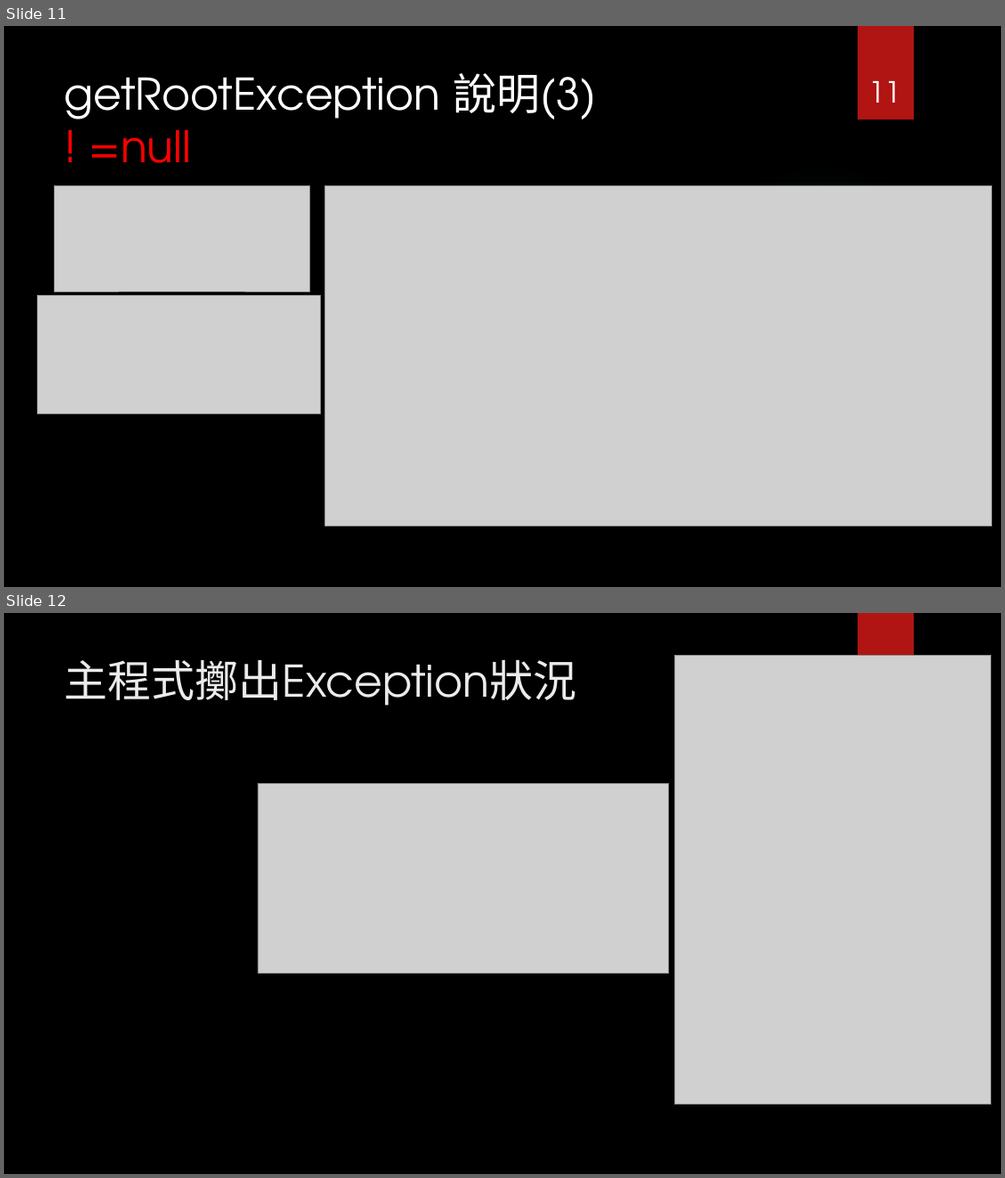
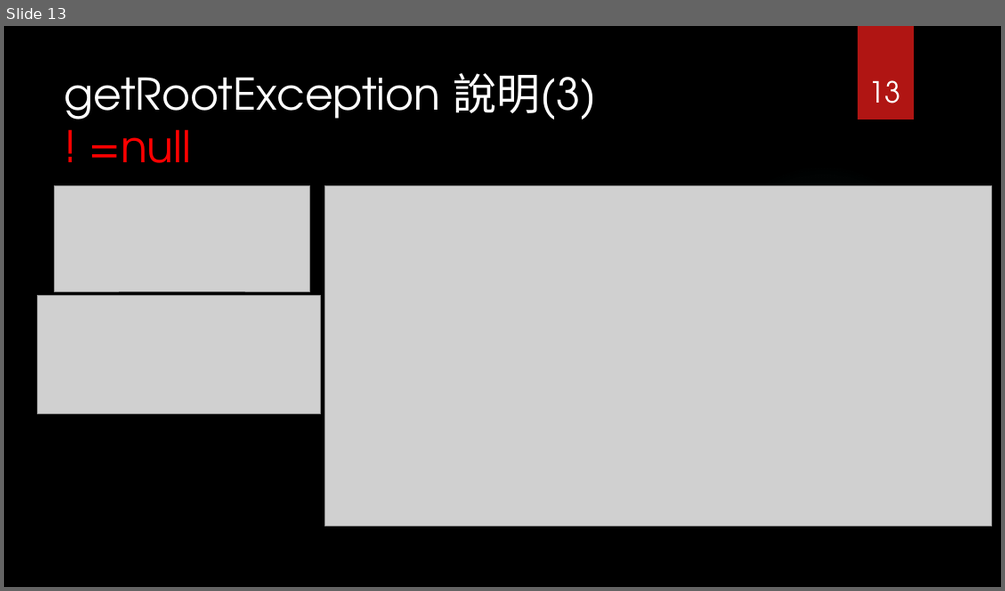
Before and after one commit to Szying/Js_Tools, a slide deck: 補充報告.pptx. Shown one above the other, each under a label of ours: slides 11 and 12 before the commit, slide 13 after it. The pictures are 1005x1178 and 1005x591 pixels, drawn with LibreOffice and Linux fonts; fonts in the diff are those of the drawing; grey boxes stand for pictures; background and template pictures are left out. Boxes give left, top, right and bottom in pixels: in the first picture for what was removed or moved away, otherwise in the second. Text is boxed around its words. In the diff, an @@ line names an element or a change of style, - is before the commit and + after.

```diff
--- a/補充報告.pptx
+++ b/補充報告.pptx
@@ slide 12 removed at (4,613,1001,1174), background picture (left out); not listed: 1 template element that a slide beside it also shows @@
@@ title removed at (65,660,577,706) @@
-主程式擲出Exception狀況
@@ picture removed at (675,655,991,1104) @@
@@ page number removed at (868,655,900,705) @@
-12
@@ picture removed at (258,783,669,973) @@
@@ what was slide 11 is now slide 13 @@
@@ page number at (868,80,900,103): text changed @@
-11
+13
```
Also in this commit, not shown: 18 slides changed, 1 slide added, 5 other slides removed.
